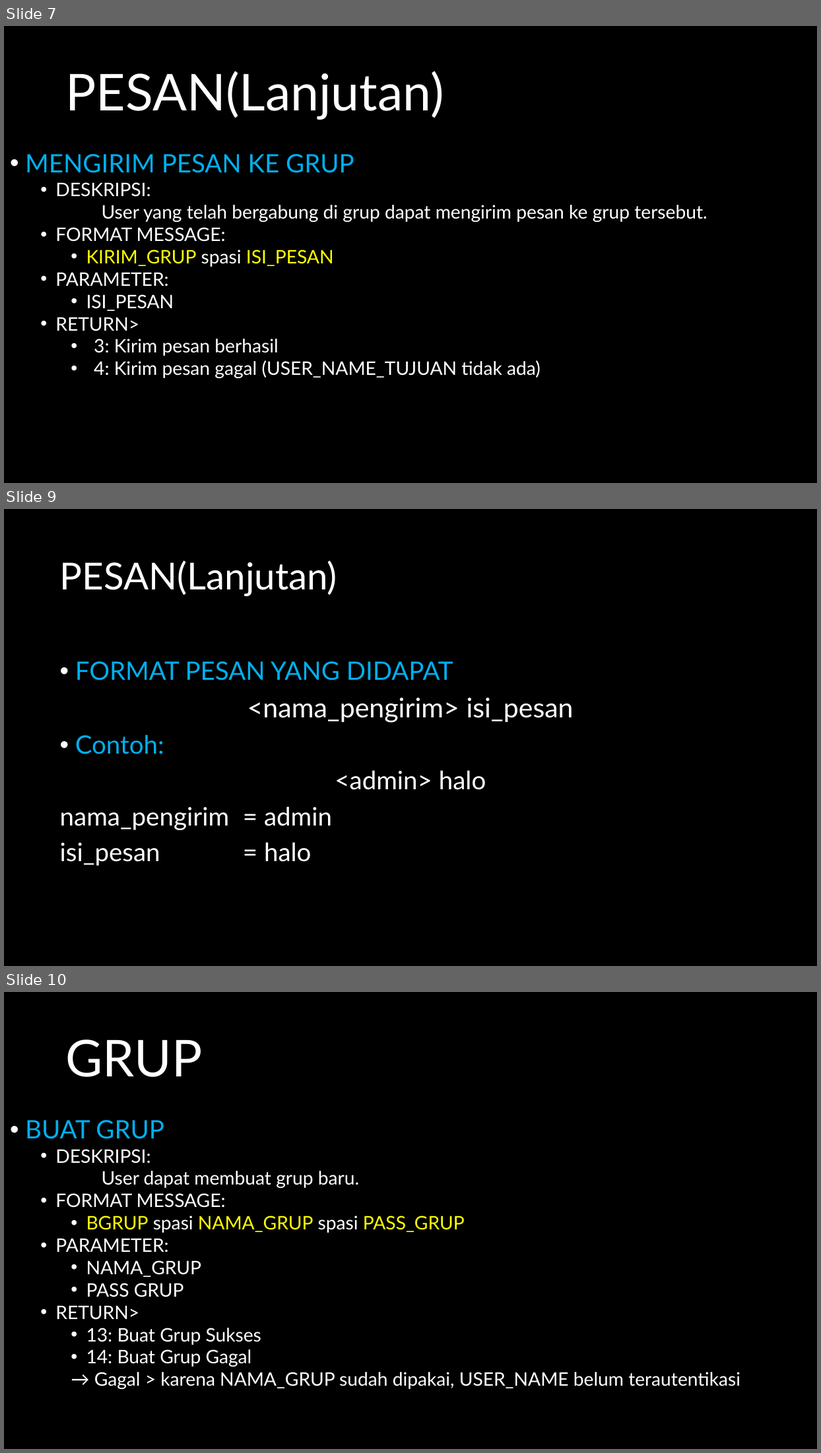
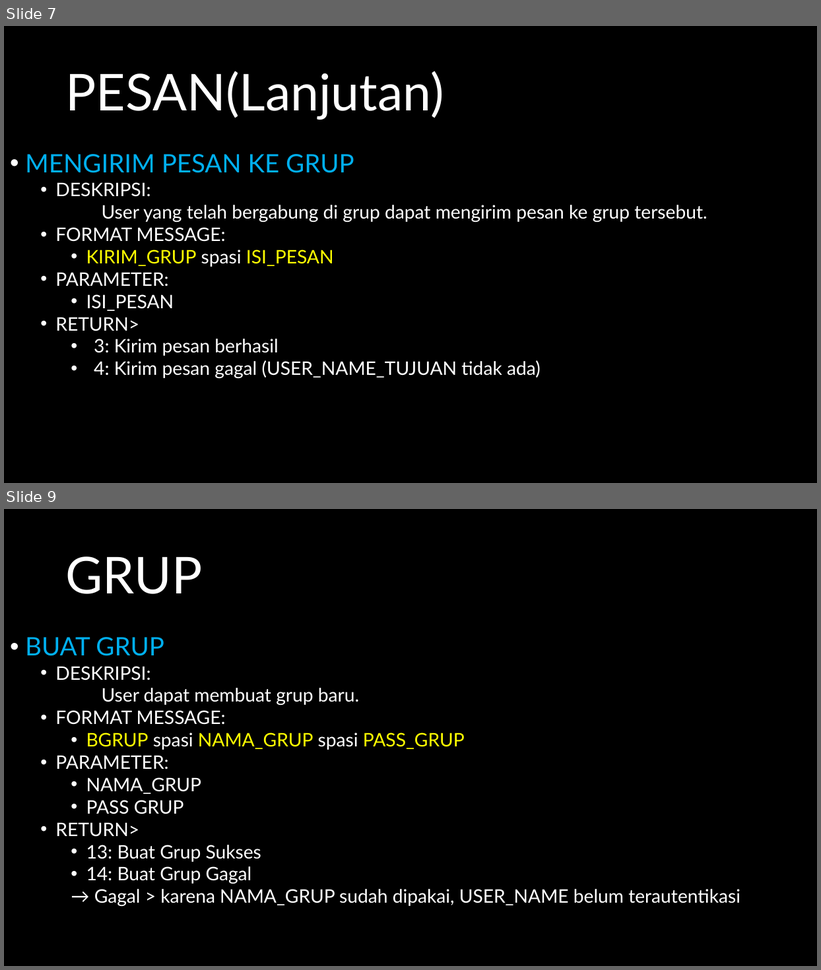
Before and after one commit to jeffrynasri/Kuliah-Progjar-E, a slide deck: TUGAS2_CHATSERVER/DRAFT-CHAT-SERVER.pptx. Shown one above the other, each under a label of ours: slides 7, 9 and 10 before the commit, slides 7 and 9 after it; the slides between them are not shown. The pictures are 821x1453 and 821x970 pixels, drawn with LibreOffice and Linux fonts; fonts in the diff are those of the drawing. Boxes give left, top, right and bottom in pixels: in the first picture for what was removed or moved away, otherwise in the second. Text is boxed around its words. In the diff, an @@ line names an element or a change of style, - is before the commit and + after.

```diff
--- a/TUGAS2_CHATSERVER/DRAFT-CHAT-SERVER.pptx
+++ b/TUGAS2_CHATSERVER/DRAFT-CHAT-SERVER.pptx
@@ slide 9 removed at bbox=[4, 509, 817, 966], background #000000 @@
@@ title removed at bbox=[60, 560, 337, 596] @@
-PESAN(Lanjutan)
@@ subtitle removed at bbox=[60, 661, 574, 866] @@
-• FORMAT PESAN YANG DIDAPAT
-<nama_pengirim> isi_pesan
-• Contoh:
-<admin> halo
-nama_pengirim = admin
-isi_pesan = halo
@@ what was slide 10 is now slide 9 @@
```
Also in this commit, not shown: 1 slide changed.
